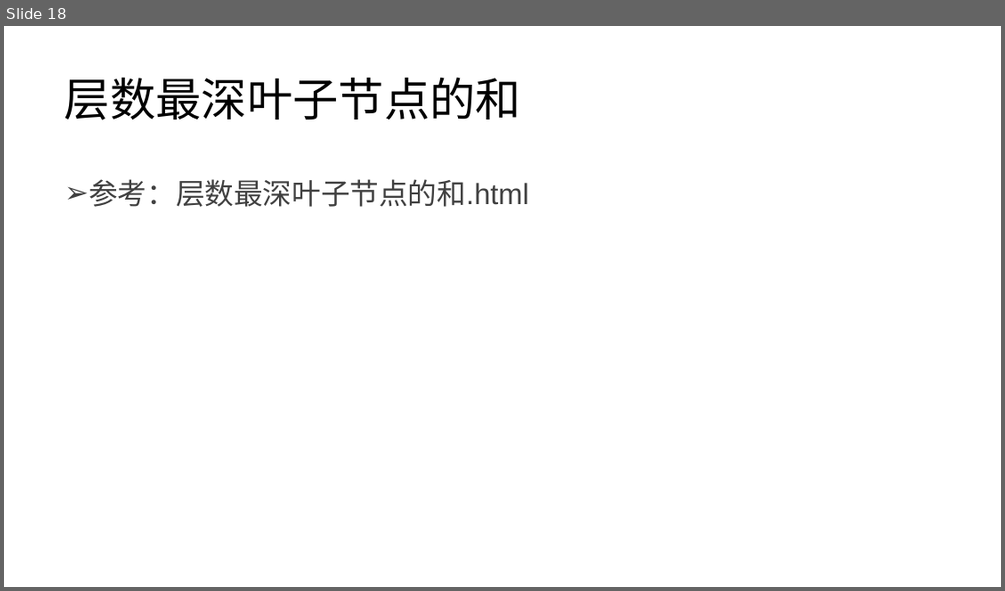
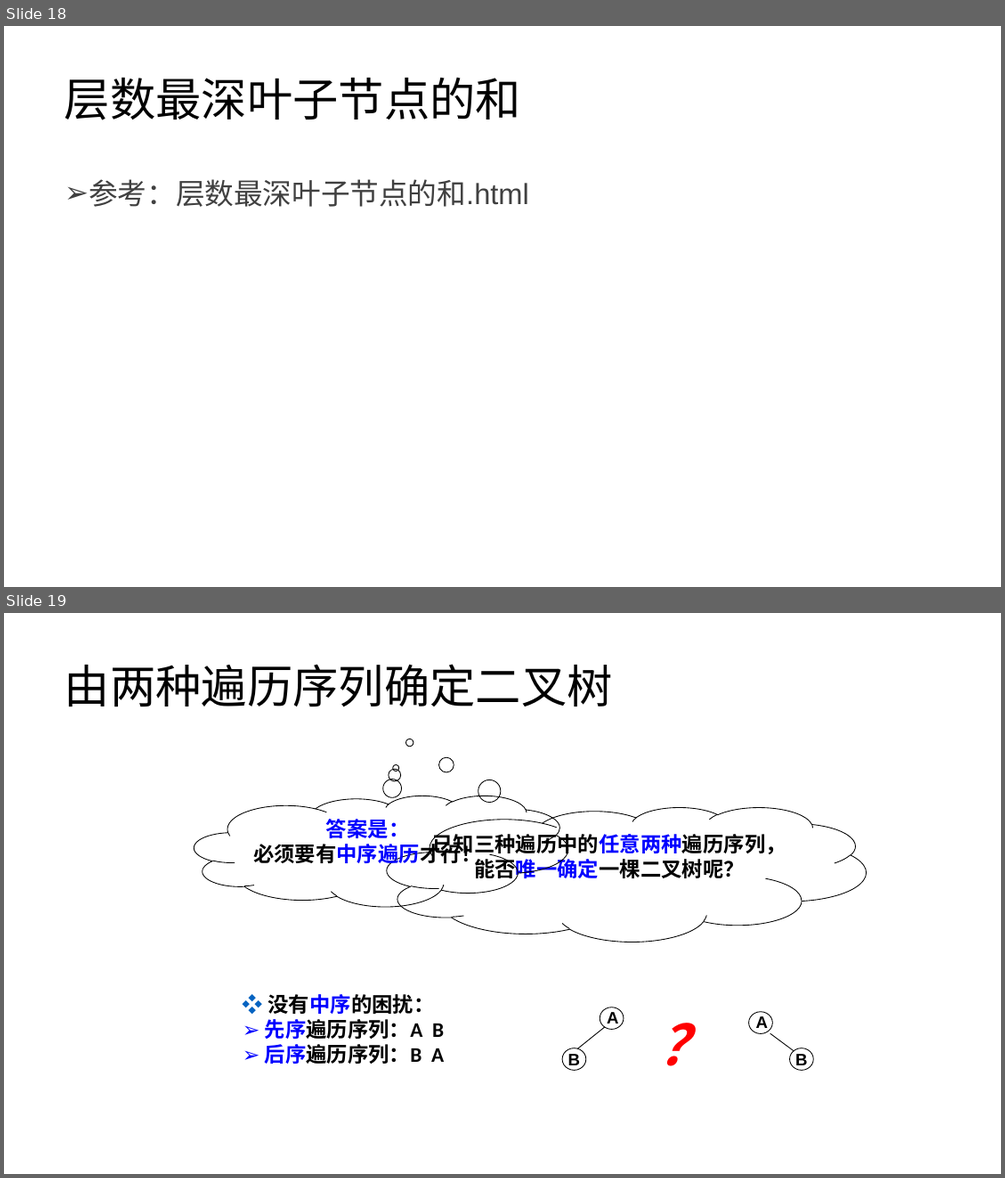
Before and after one commit to lezhang-thu/data-structure, a slide deck: 2022秋季-数据结构-第4章-树a.pptx. Shown one above the other, each under a label of ours: slide 18 before the commit, slides 18 and 19 after it. The pictures are 1005x591 and 1005x1178 pixels, drawn with LibreOffice and Linux fonts; fonts in the diff are those of the drawing. Boxes give left, top, right and bottom in pixels: in the first picture for what was removed or moved away, otherwise in the second. Text is boxed around its words. In the diff, an @@ line names an element or a change of style, - is before the commit and + after.

```diff
--- a/2022秋季-数据结构-第4章-树a.pptx
+++ b/2022秋季-数据结构-第4章-树a.pptx
@@ slide 19 added at <box>4,613,1001,1174</box>, background #FFFFFF @@
@@ title added at <box>65,664,613,707</box>, 44 pt, text #000000 @@
+由两种遍历序列确定二叉树
@@ thought cloud added at <box>194,795,568,906</box>, outline #000000 0.75 pt, 20 pt, text #0000FF, bold @@
+答案是：
+必须要有中序遍历才行！
@@ thought cloud added at <box>387,807,866,942</box>, outline #000000 0.75 pt, 20 pt, text #000000, bold @@
+已知三种遍历中的任意两种遍历序列，
+能否唯一确定一棵二叉树呢？
@@ text added at <box>265,994,444,1063</box>, 20 pt, text #000000, bold @@
+❖ 没有中序的困扰：
+➢ 先序遍历序列：A B
+➢ 后序遍历序列：B A
@@ group added at <box>563,1007,624,1070</box>: 2 rectangles, 2 ellipses, 1 line @@
+B
+A
@@ text added at <box>650,1005,722,1081</box>, 54 pt, text #FF0000, bold, italic @@
+？
@@ group added at <box>749,1012,814,1070</box>: 2 rectangles, 2 ellipses, 1 line @@
+B
+A
```
Also in this commit, not shown: 2 other slides added, 1 other file.
